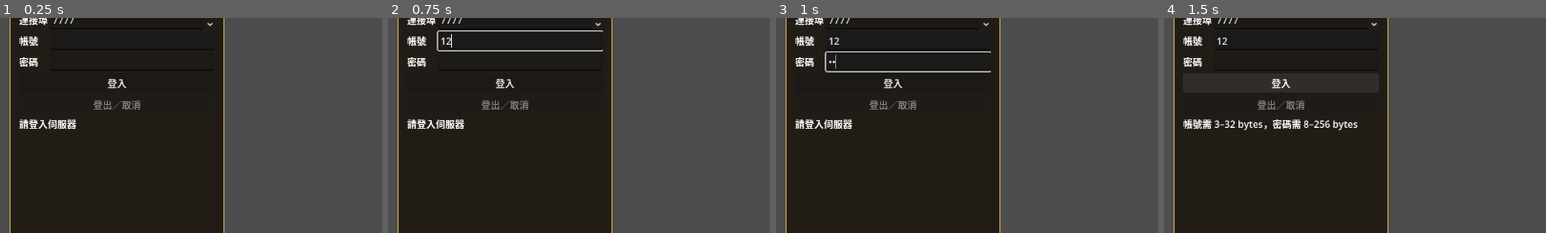
Above: before the commit, frames 1-4 (left to right).
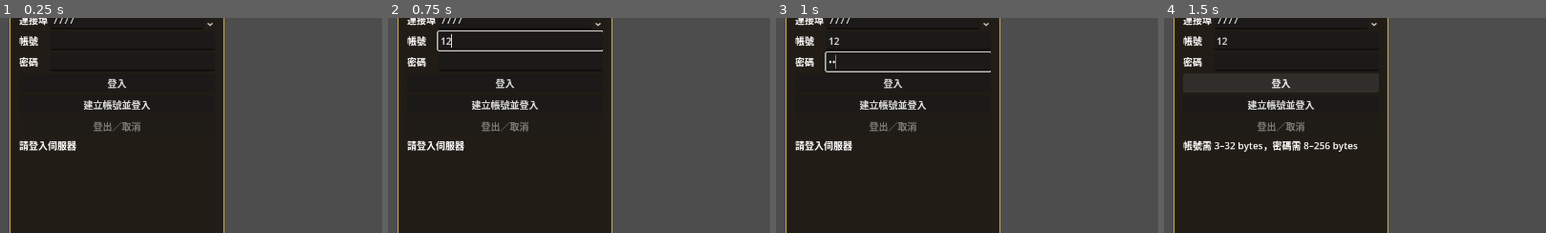
Above: after the commit, the same moments.

Repository: kevin840307/SGTest
Game: Godot game, scene res://app/main.tscn
Two runs of this game, one before a commit and one after it. Both use one fixed random seed, a clock stepped at 60 frames per second and the inputs below.
Inputs (mouse positions are % of the whole screen's width and height, from its top left):
- Up to frame 1 (0.25 s): no input
- Up to frame 2 (0.75 s): click (17, 27) at 0.52 s; type "12" at 0.6 s
- Up to frame 3 (1 s): click (17, 32) at 0.75 s; type "12" at 0.83 s
- Up to frame 4 (1.5 s): click "登入" at 1.25 s
The pictures show only the part of the screen within x 0-50%, y 22-72%; the shares and areas given below are measured in that part.

The runs differ from the first frame. In frame 1, 1.9% of the frame differs, in the area x 5-40%, y 38-62%; in frame 2, 1.9%; in frame 3, 1.9%; in frame 4, 2.9%, in the area x 5-51%, y 38-63%.

Commit message:
feat(client): add explicit public registration flow

Diff:
--- a/client/network/client_session.gd
+++ b/client/network/client_session.gd
@@ -27,6 +27,7 @@
 var _trusted_chain = null
 var _username := ""
 var _credential_bytes := PackedByteArray()
+var _register_first := false
 var _selected_character_id := 0
 var _has_entered_world := false
 var _reconnecting := false
@@ -38,7 +39,23 @@
 func _init(transport_override: RefCounted = null) -> void:
 	_transport = transport_override if transport_override != null else Transport.new()
 
-func connect_secure(host: String, port: int, username: String, password: String, common_name: String = "", trusted_chain = null) -> Error:
+func connect_secure(
+		host:String,port:int,username:String,password:String,
+		common_name:String="",trusted_chain=null)->Error:
+	return _connect_secure(
+		host,port,username,password,common_name,trusted_chain,false)
+
+
+func register_secure(
+		host:String,port:int,username:String,password:String,
+		common_name:String="",trusted_chain=null)->Error:
+	return _connect_secure(
+		host,port,username,password,common_name,trusted_chain,true)
+
+
+func _connect_secure(
+		host:String,port:int,username:String,password:String,
+		common_name:String,trusted_chain,register_first:bool)->Error:
 	if username.is_empty() or password.is_empty():
 		return ERR_INVALID_PARAMETER
 	_mutex.lock()
@@ -55,6 +72,7 @@
 	_username = username
 	_clear_credentials_locked()
 	_credential_bytes = password.to_utf8_buffer()
+	_register_first = register_first
 	_selected_character_id = 0
 	_has_entered_world = false
 	_reconnecting = false
@@ -910,39 +928,72 @@
 	return accepted
 
 func _logic_loop() -> void:
-	var auth_sent := false
+	var auth_sent:=false
+	var registration_sent:=false
+	_mutex.lock()
+	var registration_complete:=not _register_first
+	_mutex.unlock()
 	while not _should_stop():
 		var transport_status: Dictionary = _transport.get_status()
 		var transport_state := int(transport_status.state)
 		if transport_state == Transport.STATE_FAILED:
 			_last_transport_error = int(transport_status.terminal_error)
 			if _can_auto_reconnect() and _start_reconnect_attempt():
-				auth_sent = false
+				auth_sent=false
+				registration_sent=false
+				registration_complete=true
 				continue
 			_world.fail("transport_error_%d" % _last_transport_error)
 			_publish()
 			break
-		if transport_state == Transport.STATE_CONNECTED and not auth_sent:
-			var local_password := _credential_string()
-			var auth_frame := WireCodec.encode_auth_request(_username, local_password)
-			local_password = ""
+		if (
+			transport_state==Transport.STATE_CONNECTED and
+			not registration_complete and not registration_sent
+		):
+			var local_password:=_credential_string()
+			var registration_frame:=WireCodec.encode_account_register_request(
+				_username,local_password)
+			local_password=""
+			if registration_frame.is_empty():
+				_world.fail("invalid_account_registration_input")
+				_publish()
+				break
+			if _transport.send_frame(registration_frame):
+				registration_sent=_world.mark_registration_sent()
+				_publish()
+		elif (
+			transport_state==Transport.STATE_CONNECTED and
+			registration_complete and not auth_sent
+		):
+			var local_password:=_credential_string()
+			var auth_frame:=WireCodec.encode_auth_request(_username,local_password)
+			local_password=""
 			if auth_frame.is_empty():
 				_world.fail("invalid_auth_input")
 				_publish()
 				break
 			if _transport.send_frame(auth_frame):
-				auth_sent = _world.mark_auth_sent()
+				auth_sent=_world.mark_auth_sent()
 				_publish()
 
 		for event in _transport.drain_events(64):
 			if str(event.get("type", "")) != "frame":
 				continue
-			var frame: PackedByteArray = event.get("frame", PackedByteArray())
+			var frame:PackedByteArray=event.get("frame",PackedByteArray())
+			var opcode:=WireCodec.frame_opcode(frame)
 			if not _world.apply_frame(frame):
 				_publish()
 				_transport.stop()
 				_clear_credentials()
 				return
+			if (
+				opcode==WireCodec.OPCODE_ACCOUNT_REGISTER_RESULT and
+				int(_world.registration_status)==0
+			):
+				registration_complete=true
+				_mutex.lock()
+				_register_first=false
+				_mutex.unlock()
 			_publish()
 			_flush_control_frames()
 
@@ -953,7 +1004,9 @@
 		_maybe_query_pvp_mode()
 		if int(_world.state) == WorldState.STATE_FAILED:
 			if _can_retry_world_rejected() and _start_reconnect_attempt():
-				auth_sent = false
+				auth_sent=false
+				registration_sent=false
+				registration_complete=true
 				continue
 			_transport.stop()
 			break
--- a/client/network/wire_codec.gd
+++ b/client/network/wire_codec.gd
@@ -18,6 +18,8 @@
 const OPCODE_CHARACTER_CHOOSE_RESULT := 14
 const OPCODE_CHARACTER_CREATE := 15
 const OPCODE_CHARACTER_CREATE_RESULT := 16
+const OPCODE_ACCOUNT_REGISTER_REQUEST := 17
+const OPCODE_ACCOUNT_REGISTER_RESULT := 18
 const OPCODE_WORLD_READY := 20
 const OPCODE_ENTITY_SPAWN := 21
 const OPCODE_ENTITY_DESPAWN := 22
@@ -116,11 +118,13 @@
 const PLAYER_RESPAWN_FRAME_BYTES := 20
 const PLAYER_RESPAWN_RESULT_FRAME_BYTES := 29
 const AUTH_RESULT_FRAME_BYTES := 9
+const ACCOUNT_REGISTER_RESULT_FRAME_BYTES := 9
 const CHARACTER_CHOOSE_FRAME_BYTES := 16
 const CHARACTER_CHOOSE_RESULT_FRAME_BYTES := 45
 const MAX_CHARACTER_CREATE_FRAME_BYTES := 107
 const MAX_CHARACTER_CREATE_RESULT_FRAME_BYTES := 116
 const MAX_AUTH_REQUEST_FRAME_BYTES := 300
+const MAX_ACCOUNT_REGISTER_REQUEST_FRAME_BYTES := 300
 const MAX_CHARACTER_LIST_FRAME_BYTES := 4096
 const WORLD_READY_FRAME_BYTES := 45
 const ENTITY_STATE_FRAME_BYTES := 74
@@ -615,6 +619,42 @@
 		return {}
 	return {"status": status}
 
+
+static func encode_account_register_request(
+		username:String,password:String)->PackedByteArray:
+	var username_bytes:=username.to_utf8_buffer()
+	var password_bytes:=password.to_utf8_buffer()
+	if (
+		username_bytes.size()<3 or username_bytes.size()>32 or
+		password_bytes.size()<8 or password_bytes.size()>256
+	):
+		return PackedByteArray()
+	var frame_bytes:=HEADER_BYTES+4+username_bytes.size()+password_bytes.size()
+	if frame_bytes>MAX_ACCOUNT_REGISTER_REQUEST_FRAME_BYTES:
+		return PackedByteArray()
+	var writer:=StreamPeerBuffer.new()
+	writer.big_endian=false
+	writer.put_u32(frame_bytes)
+	writer.put_u16(VERSION)
+	writer.put_u16(OPCODE_ACCOUNT_REGISTER_REQUEST)
+	writer.put_u16(username_bytes.size())
+	writer.put_u16(password_bytes.size())
+	writer.put_data(username_bytes)
+	writer.put_data(password_bytes)
+	return writer.data_array
+
+
+static func decode_account_register_result(frame:PackedByteArray)->Dictionary:
+	if not _valid_header(
+		frame,OPCODE_ACCOUNT_REGISTER_RESULT,ACCOUNT_REGISTER_RESULT_FRAME_BYTES
+	):
+		return {}
+	var status:=frame[8]
+	if status>4:
+		return {}
+	return {"status":status}
+
+
 static func decode_character_list(frame: PackedByteArray) -> Dictionary:
 	if not _valid_variable_header(frame, OPCODE_CHARACTER_LIST, 9, MAX_CHARACTER_LIST_FRAME_BYTES):
 		return {}
--- a/client/network/world_state.gd
+++ b/client/network/world_state.gd
@@ -10,8 +10,10 @@
 const STATE_IN_WORLD := 5
 const STATE_FAILED := 6
 const STATE_CREATING_CHARACTER := 7
+const STATE_REGISTERING := 8
 
 var state := STATE_NEW
+var registration_status := -1
 var auth_status := -1
 var choose_status := -1
 var character_create_status := -1
@@ -319,6 +321,14 @@
 var resync_requests := 0
 var resync_completions := 0
 
+func mark_registration_sent()->bool:
+	if state!=STATE_NEW:
+		return false
+	registration_status=-1
+	state=STATE_REGISTERING
+	return true
+
+
 func mark_auth_sent() -> bool:
 	if state != STATE_NEW:
 		return false
@@ -823,6 +833,8 @@
 func apply_frame(frame: PackedByteArray) -> bool:
 	var opcode := WireCodec.frame_opcode(frame)
 	match opcode:
+		WireCodec.OPCODE_ACCOUNT_REGISTER_RESULT:
+			return _apply_registration(frame)
 		WireCodec.OPCODE_AUTH_RESULT:
 			return _apply_auth(frame)
 		WireCodec.OPCODE_CHARACTER_LIST:
@@ -950,6 +962,7 @@
 func snapshot() -> Dictionary:
 	return {
 		"state": state,
+		"registration_status": registration_status,
 		"auth_status": auth_status,
 		"choose_status": choose_status,
 		"character_create_status": character_create_status,
@@ -1248,6 +1261,20 @@
 		"resync_completions": resync_completions,
 	}
 
+func _apply_registration(frame:PackedByteArray)->bool:
+	if state!=STATE_REGISTERING:
+		return fail("account_registration_result_out_of_state")
+	var decoded:=WireCodec.decode_account_register_result(frame)
+	if decoded.is_empty():
+		return fail("invalid_account_registration_result")
+	registration_status=int(decoded.status)
+	if registration_status==0:
+		state=STATE_NEW
+		return true
+	state=STATE_FAILED
+	return true
+
+
 func _apply_auth(frame: PackedByteArray) -> bool:
 	if state != STATE_AUTHENTICATING:
 		return fail("auth_result_out_of_state")
--- a/client/tests/test_session_ui_tls.gd
+++ b/client/tests/test_session_ui_tls.gd
@@ -408,6 +408,21 @@
 	func stop() -> void:
 		pass
 
+class RegistrationSession extends RefCounted:
+	var registrations:=0
+	var last_username:=""
+	func register_secure(
+			_host:String,_port:int,username:String,password:String,
+			_common_name:String="",_trusted_chain=null)->Error:
+		if username.is_empty() or password.is_empty():
+			return ERR_INVALID_PARAMETER
+		registrations+=1
+		last_username=username
+		return OK
+	func stop()->void:
+		pass
+
+
 class FailedSession extends RefCounted:
 	func connect_secure(_host, _port, _user, _password, _name, _trust):
 		return OK
@@ -632,6 +647,26 @@
 	if panel.active or panel.login_button.disabled or app._map_buttons[0].disabled or not panel.characters.item_count == 0:
 		fail("Logout left stale UI or binding")
 		return
+
+	var registration_stub:=RegistrationSession.new()
+	panel.session=registration_stub
+	panel.set_process(false)
+	panel.username_input.text="ui_register"
+	panel.password_input.text="Ui-Registration-Password-123!"
+	panel.register_button.pressed.emit()
+	if (
+		registration_stub.registrations!=1 or
+		registration_stub.last_username!="ui_register" or
+		not panel.password_input.text.is_empty() or
+		not panel.active
+	):
+		fail("Registration UI did not route explicit register_secure intent")
+		return
+	panel.disconnect_session()
+	if panel.active or panel.register_button.disabled:
+		fail("Registration UI did not return to reusable login state")
+		return
+
 	# Character creation controls must expose exactly the authoritative Session
 	# intent while selecting; the real TLS creation/store lifecycle is covered
 	# by the C# authenticated E2E.
--- a/client/tests/test_wire_codec.gd
+++ b/client/tests/test_wire_codec.gd
@@ -5,6 +5,8 @@
 const MOVE_RECEIPT_HEX := "1E0000000100020009000000000000000700000000002A00000000000000"
 const AUTH_REQUEST_HEX := "2300000001000A0007001000757365725F303150617373776F72642D31323334353621"
 const AUTH_RESULT_HEX := "0900000001000B0000"
+const ACCOUNT_REGISTER_REQUEST_HEX := "230000000100110007001000757365725F303150617373776F72642D31323334353621"
+const ACCOUNT_REGISTER_RESULT_HEX := "090000000100120000"
 const CHARACTER_LIST_HEX := "2A00000001000C00020B000000000000000004004865726F16000000000000000107004865726F54776F"
 const CHARACTER_CHOOSE_HEX := "1000000001000D001600000000000000"
 const CHARACTER_CHOOSE_RESULT_HEX := "2D00000001000E000016000000000000000F0000000000000000C0BE40000000000010C6400300000000000000"
@@ -33,6 +35,20 @@
 		return
 	if WireCodec.decode_auth_result(AUTH_RESULT_HEX.hex_decode()) != {"status": 0}:
 		_fail("AuthResult decode")
+		return
+	var registration:=WireCodec.encode_account_register_request(
+		"user_01","Password-123456!")
+	if registration.hex_encode().to_upper()!=ACCOUNT_REGISTER_REQUEST_HEX:
+		_fail("AccountRegisterRequest golden "+registration.hex_encode())
+		return
+	if WireCodec.decode_account_register_result(
+		ACCOUNT_REGISTER_RESULT_HEX.hex_decode())!={"status":0}:
+		_fail("AccountRegisterResult decode")
+		return
+	var invalid_registration:=ACCOUNT_REGISTER_RESULT_HEX.hex_decode()
+	invalid_registration[8]=9
+	if not WireCodec.decode_account_register_result(invalid_registration).is_empty():
+		_fail("unknown AccountRegisterResult status accepted")
 		return
 	var list := WireCodec.decode_character_list(CHARACTER_LIST_HEX.hex_decode())
 	if list != {"characters": [{"character_id": 11, "slot": 0, "name": "Hero"}, {"character_id": 22, "slot": 1, "name": "HeroTwo"}]}:
@@ -78,7 +94,7 @@
 	if WireCodec.frame_length_prefix(PackedByteArray([1, 2, 3])) != -1 or WireCodec.frame_length_prefix(_mutate_u32(move, 0, 70000)) != -1:
 		_fail("invalid frame length accepted")
 		return
-	print("WIRE_CODEC_GODOT_PASS move=28 receipt=30 auth=35 character_create=18 create_result=27 character_list=42 choose=16 choose_result=45 malformed=PASS identity_server_owned=true")
+	print("WIRE_CODEC_GODOT_PASS move=28 receipt=30 auth=35 register=35 register_result=9 character_create=18 create_result=27 character_list=42 choose=16 choose_result=45 malformed=PASS identity_server_owned=true")
 	quit(0)
 
 func _mutate_u8(source: PackedByteArray, offset: int, value: int) -> PackedByteArray:
--- a/client/tests/test_world_state.gd
+++ b/client/tests/test_world_state.gd
@@ -3,6 +3,8 @@
 const WireCodec = preload("res://network/wire_codec.gd")
 const WorldState = preload("res://network/world_state.gd")
 const AUTH_OK := "0900000001000B0000"
+const REGISTER_CREATED := "090000000100120000"
+const REGISTER_RATE_LIMITED := "090000000100120004"
 const LIST := "1800000001000C00010B000000000000000004004865726F"
 const CHOOSE := "2D00000001000E00000B000000000000000F000000000000000000204000000000000020400100000000000000"
 const RECEIPT := "1E0000000100020001000000000000000100000000002A00000000000000"
@@ -17,6 +19,26 @@
 	quit(1)
 
 func _initialize() -> void:
+	var registration:=WorldState.new()
+	if (
+		not registration.mark_registration_sent() or
+		not registration.apply_frame(REGISTER_CREATED.hex_decode()) or
+		int(registration.snapshot().state)!=WorldState.STATE_NEW or
+		int(registration.snapshot().registration_status)!=0 or
+		not registration.mark_auth_sent()
+	):
+		_fail("registration created did not require ordinary auth")
+		return
+	var limited:=WorldState.new()
+	if (
+		not limited.mark_registration_sent() or
+		not limited.apply_frame(REGISTER_RATE_LIMITED.hex_decode()) or
+		int(limited.snapshot().state)!=WorldState.STATE_FAILED or
+		int(limited.snapshot().registration_status)!=4
+	):
+		_fail("registration rate limit did not fail closed")
+		return
+
 	var creation = WorldState.new()
 	if not creation.mark_auth_sent() or not creation.apply_frame(AUTH_OK.hex_decode()) or 		not creation.apply_frame(EMPTY_LIST.hex_decode()):
 		_fail("empty account auth/list transition")
@@ -66,7 +88,7 @@
 	if world.apply_frame(future) or int(world.snapshot().state) != WorldState.STATE_FAILED:
 		_fail("future map receipt did not fail closed")
 		return
-	print("WORLD_STATE_PASS auth_create_refresh_choose_ready_ack_move=PASS duplicate_receipt=IGNORED future_map=FAIL_CLOSED")
+	print("WORLD_STATE_PASS registration_then_auth=PASS registration_rate_limit=FAIL_CLOSED auth_create_refresh_choose_ready_ack_move=PASS duplicate_receipt=IGNORED future_map=FAIL_CLOSED")
 	quit(0)
 
 func _mutate_i64(source: PackedByteArray, offset: int, value: int) -> PackedByteArray:
--- a/client/ui/session_panel.gd
+++ b/client/ui/session_panel.gd
@@ -17,6 +17,7 @@
 var username_input := LineEdit.new()
 var password_input := LineEdit.new()
 var login_button := Button.new()
+var register_button := Button.new()
 var logout_button := Button.new()
 var characters := OptionButton.new()
 var choose_button := Button.new()
@@ -226,6 +227,7 @@
 		grid.add_child(label)
 		grid.add_child(pair[1])
 	login_button.text = "登入"
+	register_button.text = "建立帳號並登入"
 	logout_button.text = "登出／取消"
 	choose_button.text = "進入世界"
 	character_name_input.placeholder_text = "新角色名稱"
@@ -427,9 +429,10 @@
 	skill_area_button.text = "施放自身中心範圍技能"
 	skill_area_button.focus_mode = Control.FOCUS_NONE
 	skill_status.autowrap_mode = TextServer.AUTOWRAP_WORD_SMART
-	for control in [login_button,characters,choose_button,character_name_ …(1241 unchanged characters)…
+	for control in [login_button,register_button,characters,choose_button,character_name_ …(1241 unchanged characters)…
 		column.add_child(control)
 	login_button.pressed.connect(login)
+	register_button.pressed.connect(register_account)
 	password_input.text_submitted.connect(func(_text): login())
 	choose_button.pressed.connect(choose)
 	create_character_button.pressed.connect(create_character)
@@ -537,17 +540,35 @@
 	pickup_status.text = ""
 
 
-func login() -> void:
+func login()->void:
+	_begin_connection(false)
+
+
+func register_account()->void:
+	_begin_connection(true)
+
+
+func _begin_connection(register_first:bool)->void:
 	if active:
 		return
-	var username := username_input.text.strip_edges()
-	var password := password_input.text
+	var username:=username_input.text.strip_edges()
+	var password:=password_input.text
 	password_input.clear()
-	if username.to_utf8_buffer().size() < 3 or username.to_utf8_buffer().size() > 32 or password.to_utf8_buffer().size() < 8 or password.to_utf8_buffer().size() > 256 or host_input.text.strip_edges().is_empty():
-		status.text = "帳號需 3–32 bytes，密碼需 8–256 bytes"
-		return
-	var error: int = session.connect_secure(host_input.text.strip_edges(),int(port_input.value),username,password,tls_name,trusted_chain)
-	password = ""
+	if (
+		username.to_utf8_buffer().size()<3 or
+		username.to_utf8_buffer().size()>32 or
+		password.to_utf8_buffer().size()<8 or
+		password.to_utf8_buffer().size()>256 or
+		host_input.text.strip_edges().is_empty()
+	):
+		status.text="帳號需 3–32 bytes，密碼需 8–256 bytes"
+		return
+	var error:int=session.register_secure(
+		host_input.text.strip_edges(),int(port_input.value),username,password,
+		tls_name,trusted_chain) if register_first else session.connect_secure(
+			host_input.text.strip_edges(),int(port_input.value),username,password,
+			tls_name,trusted_chain)
+	password=""
 	if error != OK:
 		status.text = "無法開始連線（"+str(error)+"）"
 		return
@@ -621,7 +642,7 @@
 	characters.clear()
 	_characters = []
 	_set_controls()
-	status.text = "安全連線中…"
+	status.text = "建立帳號並驗證中…" if register_first else "安全連線中…"
 	connection_changed.emit(true)
 
 
@@ -965,6 +986,7 @@
 	password_input.editable = not active
 	port_input.editable = not active
 	login_button.disabled = active
+	register_button.disabled = active
 	logout_button.disabled = not active
 	var state := int(_latest.get("state",-1))
 	var selecting := active and state == State.STATE_SELECTING_CHARACTER
@@ -2619,8 +2641,9 @@
 		return
 	var state := int(_latest.state)
 	if state == State.STATE_FAILED:
+		var registration_code:=int(_latest.get("registration_status",-1))
 		disconnect_session()
-		status.text = "連線或登入失敗，請確認帳號與伺服器憑證後重試"
+		status.text=_registration_status_text(registration_code) if registration_code>0 else "連線或登入失敗，請確認帳號與伺服器憑證後重試"
 		return
 	if state == State.STATE_SELECTING_CHARACTER:
 		if _chosen and int(_latest.choose_status) >= 0:
@@ -2670,6 +2693,20 @@
 
 
 
+func _registration_status_text(code:int)->String:
+	match code:
+		1:
+			return "伺服器未開放公開帳號註冊"
+		2:
+			return "帳號名稱已被使用"
+		3:
+			return "帳號或密碼不符合伺服器規則"
+		4:
+			return "建立帳號請求過於頻繁，請稍後重試"
+		_:
+			return "建立帳號失敗"
+
+
 func _character_create_status_text(code: int, character_name: String) -> String:
 	match code:
 		0:
